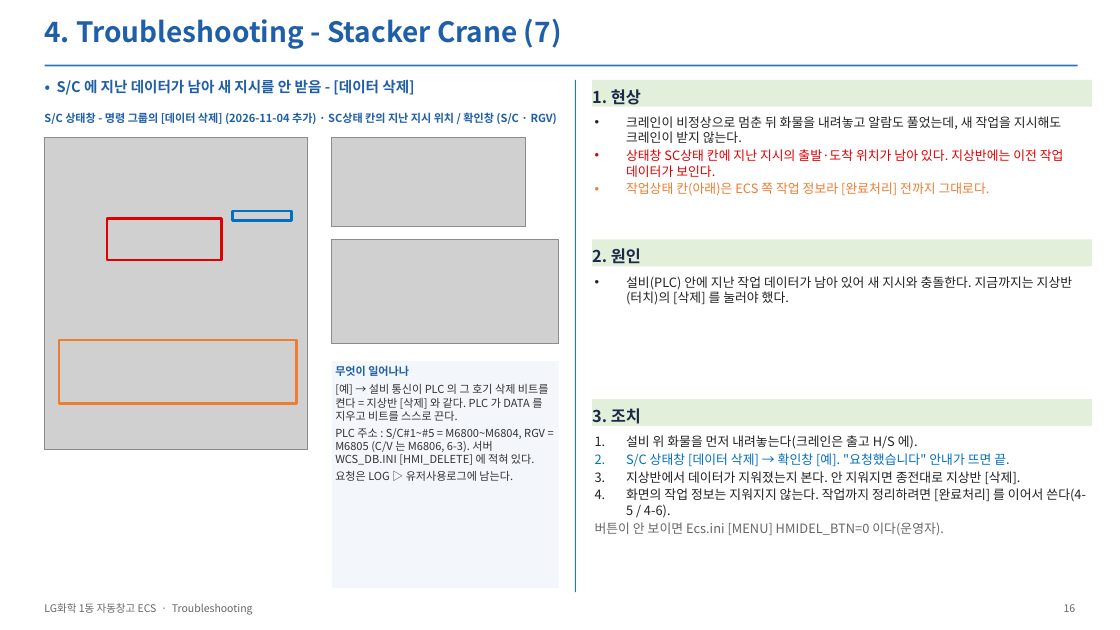
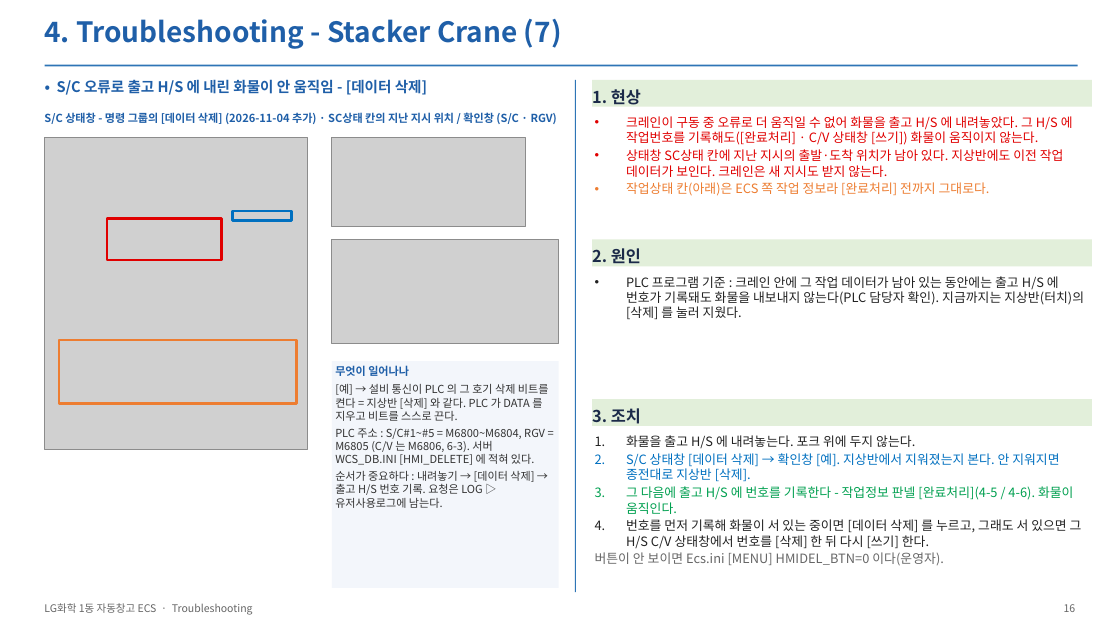
Before and after one commit to yeorijby-coder/LGLS_ALL, a slide deck: slide 16 of docs/산출물_20261110/05_ECS_Troubleshooting_1105.pptx. Drawn at 1120x630 pixels with LibreOffice and Linux fonts; fonts in the diff are those of the drawing; grey boxes stand for pictures. Boxes give left, top, right and bottom in pixels: in the first picture for what was removed or moved away, otherwise in the second. Text is boxed around its words. In the diff, an @@ line names an element or a change of style, - is before the commit and + after.

```diff
--- a/docs/산출물_20261110/05_ECS_Troubleshooting_1105.pptx
+++ b/docs/산출물_20261110/05_ECS_Troubleshooting_1105.pptx
@@ text at box(57, 79, 427, 95): text changed @@
-• S/C 에 지난 데이터가 남아 새 지시를 안 받음 - [데이터 삭제]
+• S/C 오류로 출고 H/S 에 내린 화물이 안 움직임 - [데이터 삭제]
@@ text at box(626, 116, 1073, 177): text changed; text colour #222222 to #E00000 @@
-• 크레인이 비정상으로 멈춘 뒤 화물을 내려놓고 알람도 풀었는데, 새 작업을 지시해도 크레인이 받지 않는다.
-• 상태창 SC상태 칸에 지난 지시의 출발·도착 위치가 남아 있다. 지상반에는 이전 작업 데이터가 보인다.
+• 크레인이 구동 중 오류로 더 움직일 수 없어 화물을 출고 H/S 에 내려놓았다. 그 H/S 에 작업번호를 기록해도([완료처리] · C/V 상태창 [쓰기]) 화물이 움직이지 않는다.
+• 상태창 SC상태 칸에 지난 지시의 출발·도착 위치가 남아 있다. 지상반에도 이전 작업 데이터가 보인다. 크레인은 새 지시도 받지 않는다.
@@ text at box(626, 276, 1084, 319): text changed @@
-• 설비(PLC) 안에 지난 작업 데이터가 남아 있어 새 지시와 충돌한다. 지금까지는 지상반(터치)의 [삭제] 를 눌러야 했다.
+• PLC 프로그램 기준 : 크레인 안에 그 작업 데이터가 남아 있는 동안에는 출고 H/S 에 번호가 기록돼도 화물을 내보내지 않는다(PLC 담당자 확인). 지금까지는 지상반(터치)의 [삭제] 를 눌러 지웠다.
@@ text at box(626, 435, 1082, 549): text changed @@
-1. 설비 위 화물을 먼저 내려놓는다(크레인은 출고 H/S 에).
-2. S/C 상태창 [데이터 삭제] → 확인창 [예]. "요청했습니다" 안내가 뜨면 끝.
-3. 지상반에서 데이터가 지워졌는지 본다. 안 지워지면 종전대로 지상반 [삭제].
-4. 화면의 작업 정보는 지워지지 않는다. 작업까지 정리하려면 [완료처리] 를 이어서 쓴다(4-5 / 4-6).
+1. 화물을 출고 H/S 에 내려놓는다. 포크 위에 두지 않는다.
+2. S/C 상태창 [데이터 삭제] → 확인창 [예]. 지상반에서 지워졌는지 본다. 안 지워지면 종전대로 지상반 [삭제].
+3. 그 다음에 출고 H/S 에 번호를 기록한다 - 작업정보 판넬 [완료처리](4-5 / 4-6). 화물이 움직인다.
+4. 번호를 먼저 기록해 화물이 서 있는 중이면 [데이터 삭제] 를 누르고, 그래도 서 있으면 그 H/S C/V 상태창에서 번호를 [삭제] 한 뒤 다시 [쓰기] 한다.
@@ text in rectangle at box(335, 471, 534, 508): text changed @@
-요청은 LOG ▷ 유저사용로그에 남는다.
+순서가 중요하다 : 내려놓기 → [데이터 삭제] → 출고 H/S 번호 기록. 요청은 LOG ▷ 유저사용로그에 남는다.
```
Also in this commit, not shown: 3 other slides changed, 5 other files.
